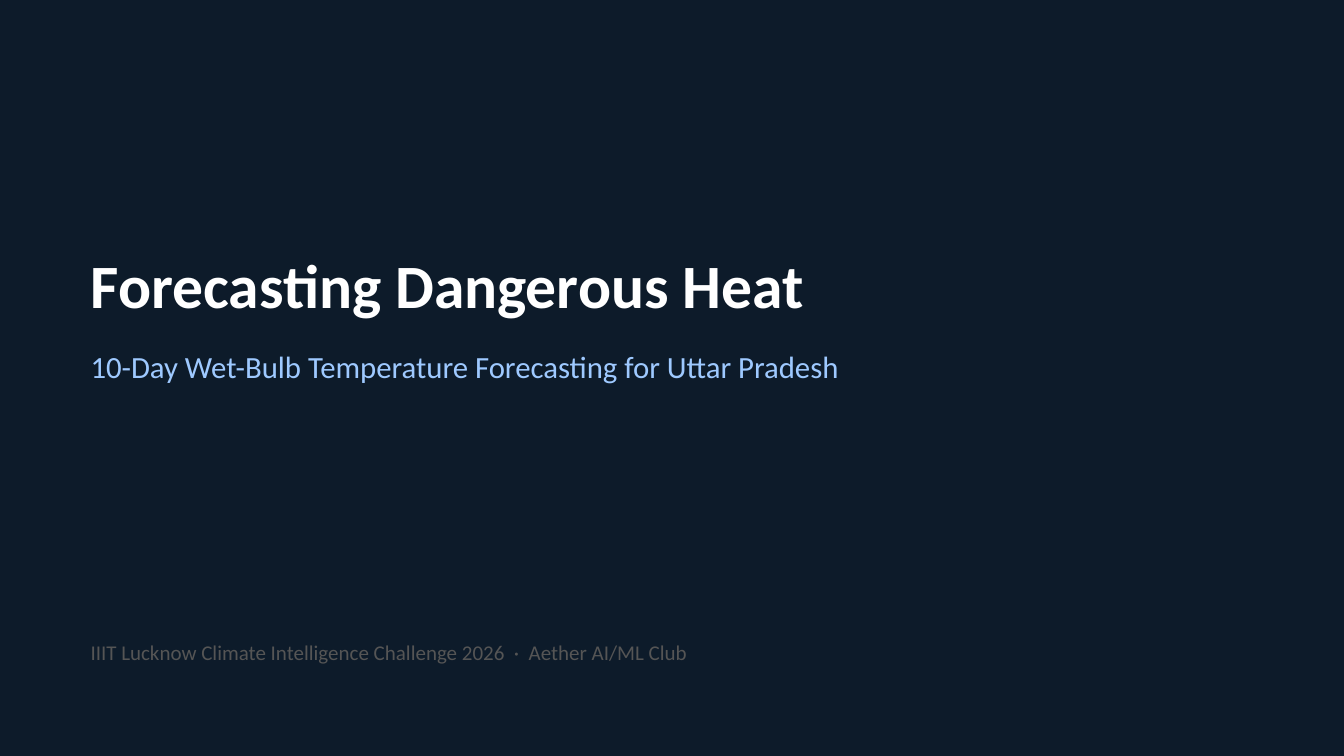
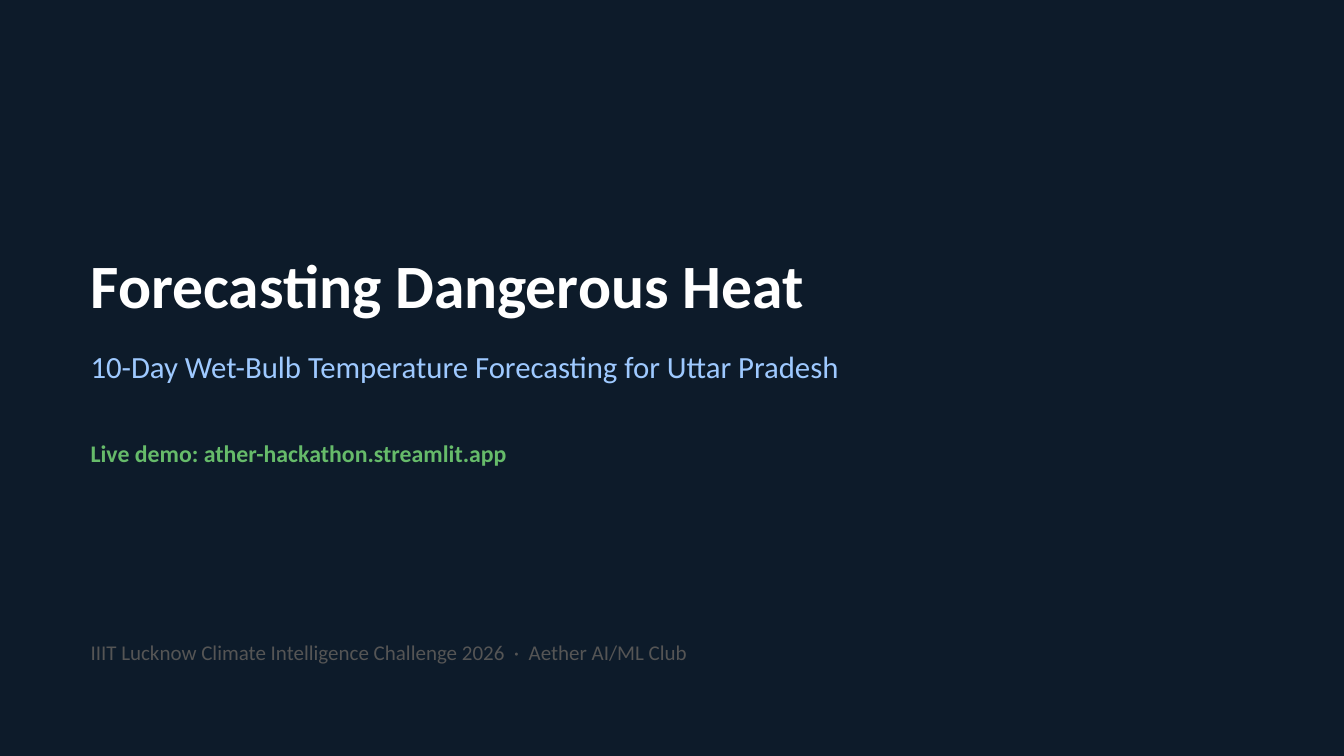
Before and after one commit to Laveshjadon/ATHER-HACKATHON, a slide deck: slide 1 of deck/Climate_Intelligence_Challenge_Deck.pptx. Drawn at 1344x756 pixels with LibreOffice and Linux fonts; fonts in the diff are those of the drawing. Boxes give left, top, right and bottom in pixels: in the first picture for what was removed or moved away, otherwise in the second. Text is boxed around its words. In the diff, an @@ line names an element or a change of style, - is before the commit and + after.

Commit message:
Regenerate deck with live demo link

```diff
--- a/deck/Climate_Intelligence_Challenge_Deck.pptx
+++ b/deck/Climate_Intelligence_Challenge_Deck.pptx
@@ text added at [91,445,507,466], 17 pt, text #66BB6A, bold @@
+Live demo: ather-hackathon.streamlit.app
```
Also in this commit, not shown: 1 other slide changed.
